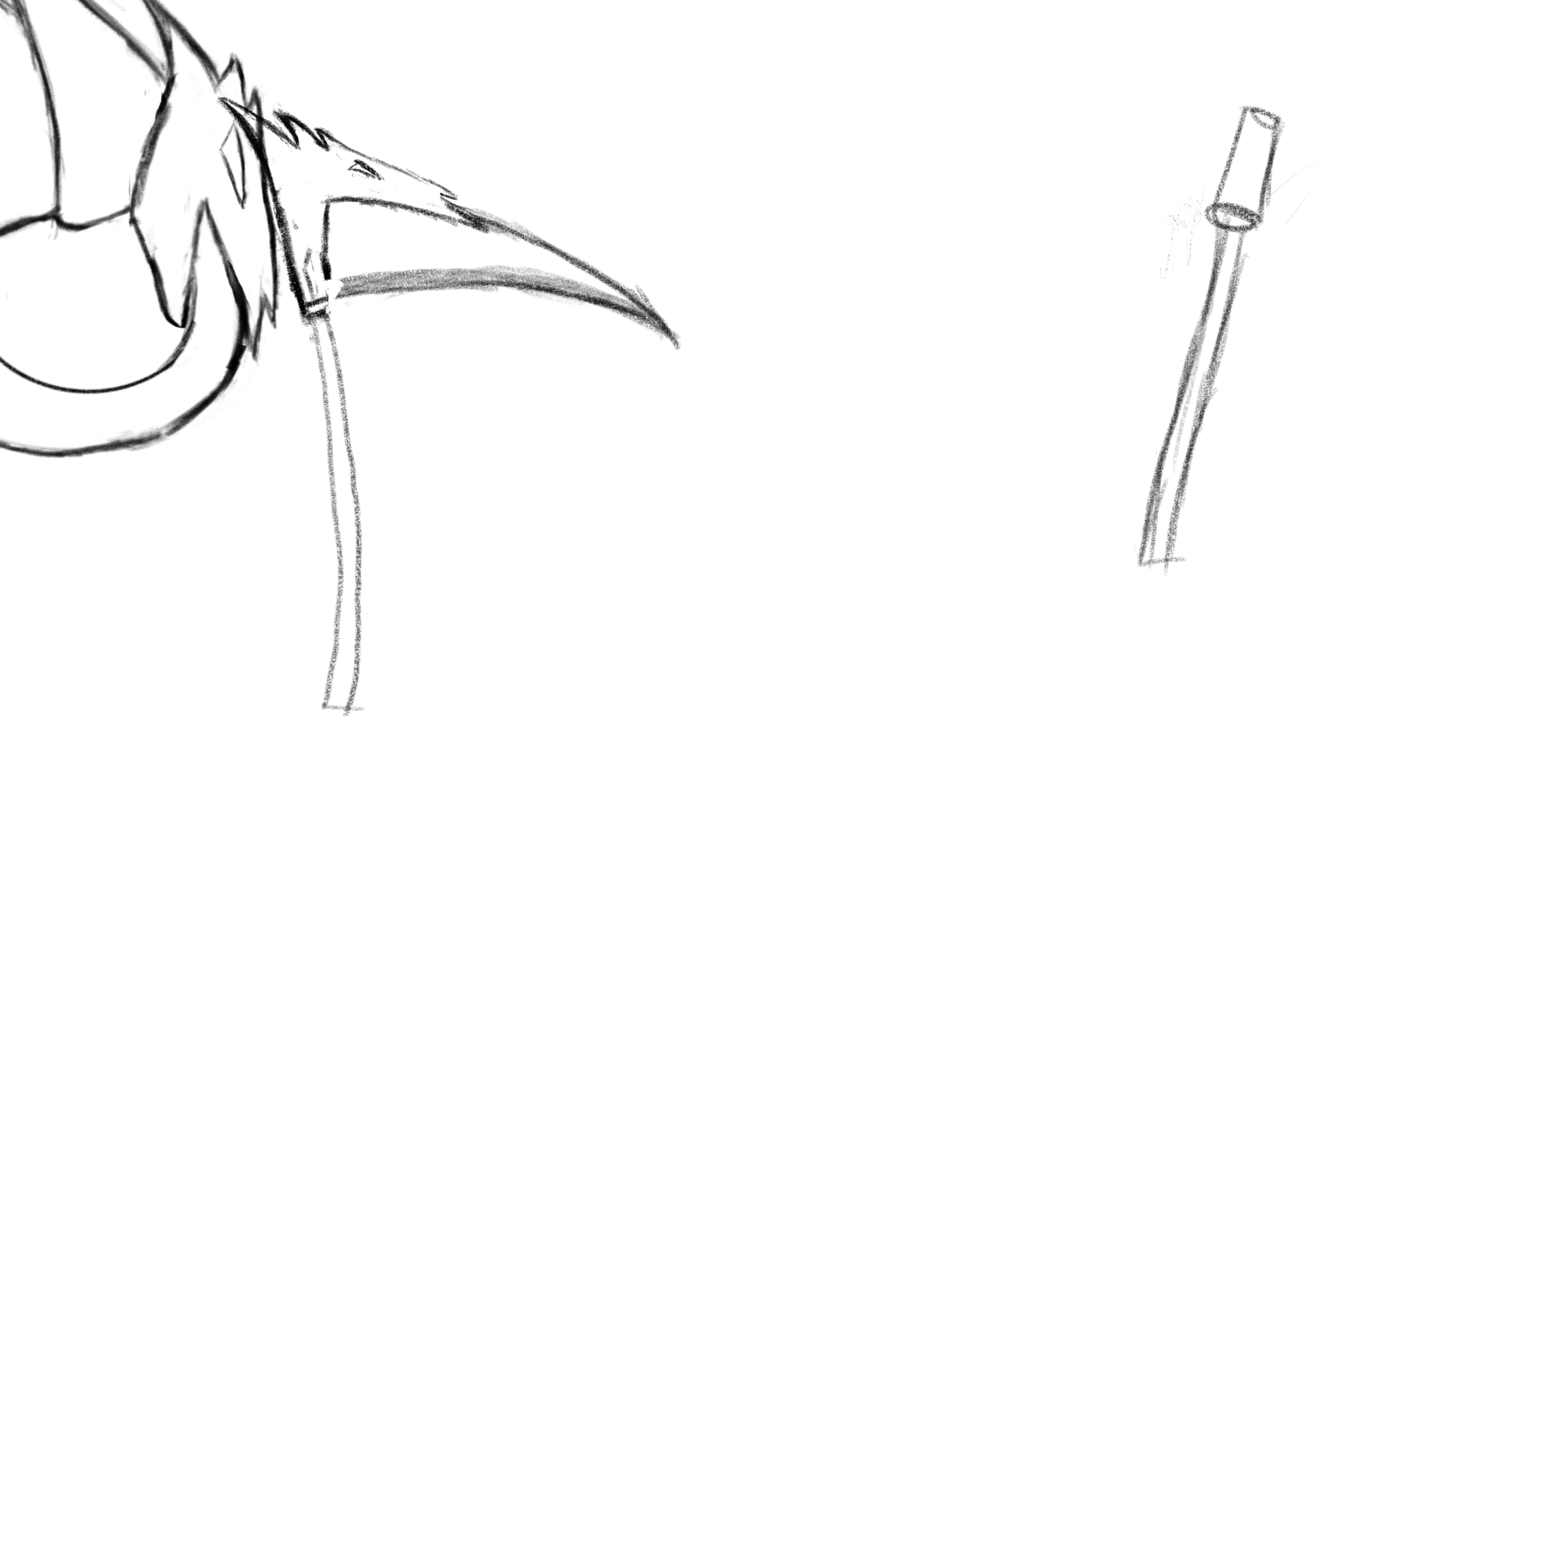
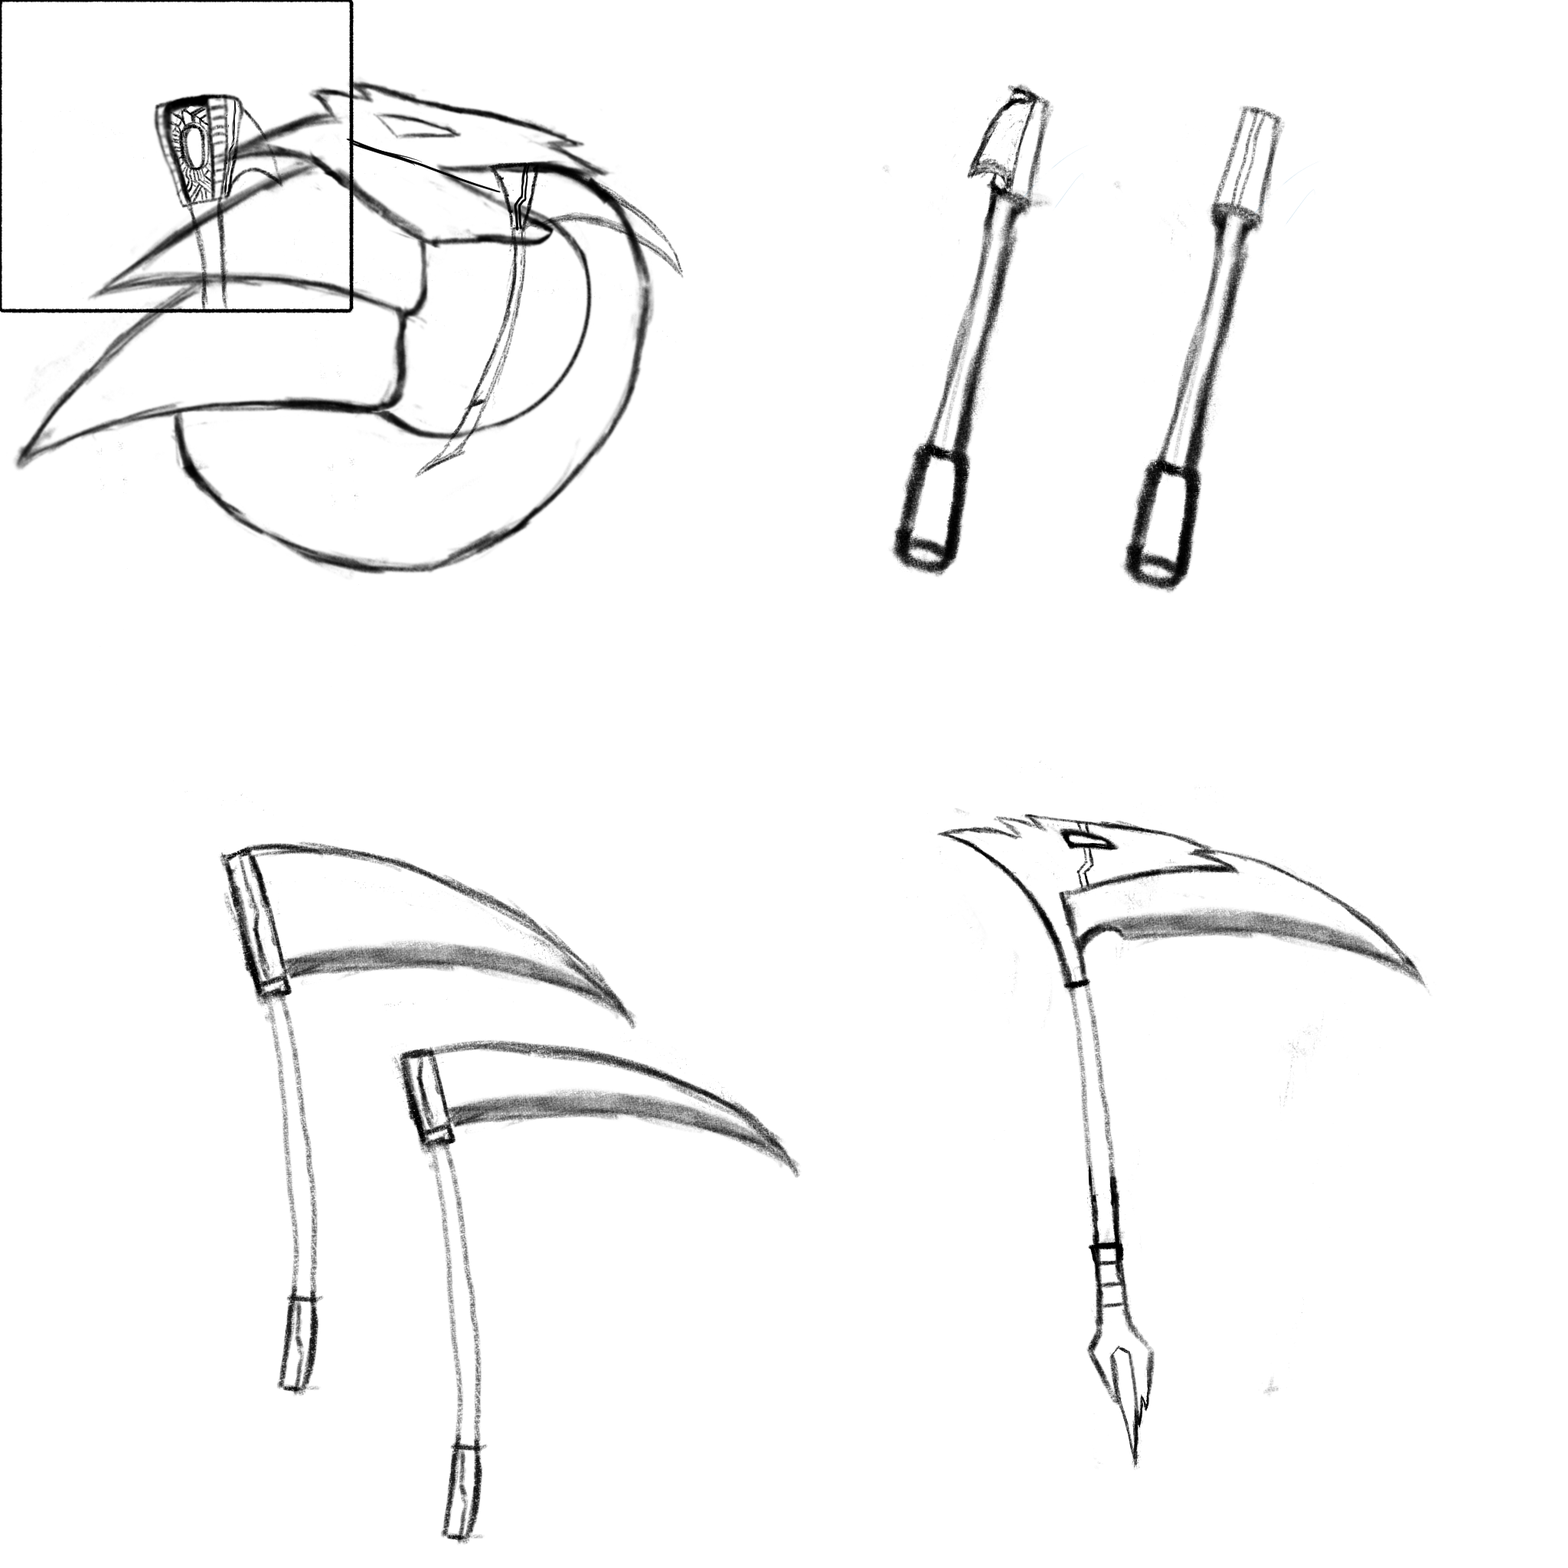
Before/after of a 1568 × 1568 layered artwork. What changed in the layer stack:
painted on "v10" over [0, 0, 684, 588]
added layer "Copy of Paint Layer 1" (1st of 3) above "Copy of Paint Layer 1 Merged" over [294, 882, 1435, 1546]
added layer "Copy of Paint Layer 1 Merged" (1st of 2) above "Copy of Paint Layer 1 Merged" over [900, 760, 1435, 1471]
added layer "Copy of Paint Layer 1 Merged" (2nd of 2) above "Paint Layer 2" over [0, 0, 1435, 1546]
added layer "Paint Layer 2" above "Copy of Paint Layer 1" over [196, 49, 1127, 637]
added layer "Copy of Paint Layer 1" (2nd of 3) above "Copy of Paint Layer 1" over [173, 686, 1372, 1470]
added layer "Copy of Paint Layer 1" (3rd of 3) above "Paint Layer 1" over [0, 0, 1435, 1546]
painted on "Paint Layer 1" over [0, 0, 1322, 882]